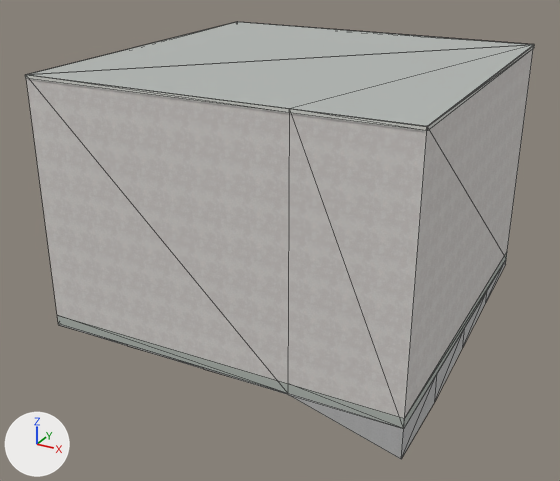
One commit to the Blender file assets/blender/buildings/osm-way-49379034.blend: the scene before it, then after it.
Both versions are drawn from a camera (50 mm lens) standing at (12.46, -24.38, 14.06) and looking at (-0.4, -0.99, 2.37). Lighting does not change. The marker at lower left points along +X, +Y and +Z. The first picture is the older version. Mesh edges are drawn as thin lines.

In view in the first picture: 'building foundation 49379034', 'reality 49379034 near reality aged pale plaster', 'reality 49379034 near reality concrete plinth', 'reality 49379034 near reality flat weathered roof', 'reality 49379034 near reality pale aluminum sill'.
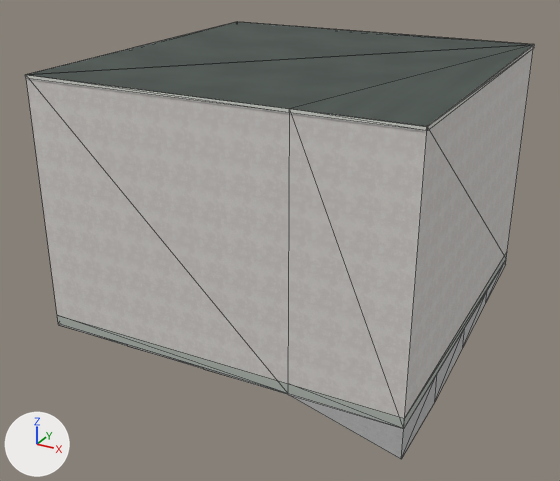
Location of each change, (x1, y1, x2, y2) in pixels of the pictures (560 x 481 px):
```json
{"object": "reality 49379034 near reality flat weathered roof", "change": "surface changed", "before": [27, 22, 533, 126], "after": [27, 22, 533, 126], "on screen": "darker"}
{"part": 1, "of": "me_reality_49379034_near_reality_pale_aluminum_sill", "change": "built on", "before": [26, 22, 534, 129], "after": [26, 22, 534, 129]}
```

The change, as JSON lines over the scene's bpy script:
```json
{"op": "add", "block": "img_roof_color_png", "code": ["img_roof_color_png = load_image('roof-color.png', '../../../public/models/architecture/textures/roof-color.png', 256, 256, 'sRGB')"]}
{"op": "add", "block": "img_roof_normal_png", "code": ["img_roof_normal_png = load_image('roof-normal.png', '../../../public/models/architecture/textures/roof-normal.png', 256, 256, 'Non-Color')"]}
{"block": "mat_reality_flat_weathered_roof", "change": "nodes: BsdfPrincipled, OutputMaterial"}
{"block": "mat_reality_flat_weathered_roof", "change": "colours: grey #b3b7b4"}
{"block": "mat_reality_flat_weathered_roof", "change": "nodes: BsdfPrincipled, MixRGB, NormalMap, OutputMaterial, TexImage x2"}
{"block": "mat_reality_flat_weathered_roof", "change": "colours: white #ffffff"}
{"block": "mat_reality_flat_weathered_roof", "change": "uses the picture img_roof_color_png"}
{"block": "mat_reality_flat_weathered_roof", "change": "uses the picture img_roof_normal_png"}
{"block": "me_reality_49379034_near_reality_pale_aluminum_sill", "where": "# used by ob_reality_49379034_near_reality_pale_aluminum_sill; parent = ob_osm_way_49379034; location = (0.0, 0.0, 0.0)"}
{"op": "remove", "block": "me_reality_49379034_near_reality_pale_aluminum_sill", "code": "me_reality_49379034_near_reality_pale_aluminum_sill.from_pydata(...)  # 20 vertices, 10 faces; spans x -6.72..6.72, y -6.73..6.74, z 8.89..9.0"}
{"op": "add", "block": "me_reality_49379034_near_reality_pale_aluminum_sill", "code": "me_reality_49379034_near_reality_pale_aluminum_sill.from_pydata(...)  # 40 vertices, 20 faces; spans x -6.72..6.72, y -6.73..6.74, z 8.89..9.0"}
{"block": "me_reality_49379034_near_reality_pale_aluminum_sill", "change": "me_reality_49379034_near_reality_pale_aluminum_sill part 1"}
{"block": "me_reality_49379034_near_reality_pale_aluminum_sill", "change": "10 faces are deleted"}
{"block": "me_reality_49379034_near_reality_pale_aluminum_sill", "change": "11 vertices are added at x -6.69..6.69, y -6.7..6.71, z 9.0"}
{"block": "me_reality_49379034_near_reality_pale_aluminum_sill", "change": "9 new vertices lie (0.0, 0.0, 0.11) away from vertices in x -6.72..6.72, y -6.73..6.74, z 8.89"}
{"block": "me_reality_49379034_near_reality_pale_aluminum_sill", "change": "20 new faces join them"}
```
